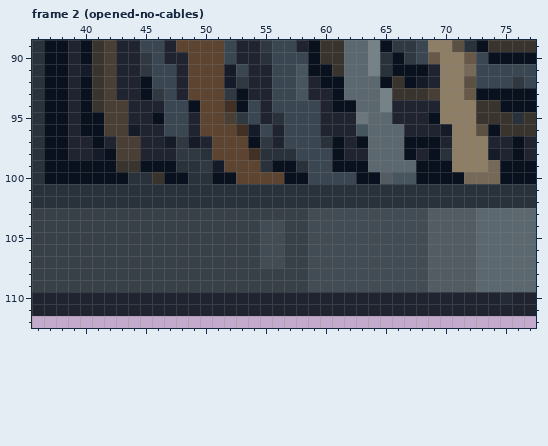
Edited in one commit: pixel-art file (project-3/Assets/UI/Electric_Panel.aseprite). Above, as it was before the edit.
128x128 pixels, 5 frames. Colours within 5 levels of each other are drawn and written as one. Shown: frame 2 (opened-no-cables): x 36..77, y 89..112. The commit also changed other frames or places, which this record leaves out.
After:
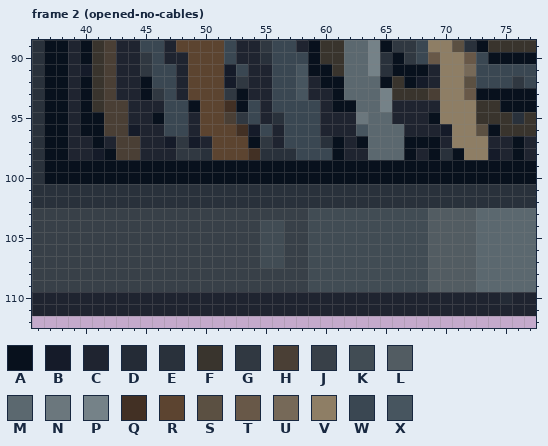
Palette (. is transparent): A #08111d  B #151b29  C #1f2430  D #242b36  E #29313b  F #39342d  G #303841  H #4a3f35  J #384048  K #414c54  L #525c62  M #5b686f  N #6b777d  P #758288  Q #423024  R #5c4430  S #5b5042  T #685848  U #766958  V #8e7e65  W #3a4752  X #47555f
What changed:
Frame 2 (opened-no-cables):
y 98: x 71 V -> A
y 99: x 43..44 FF -> AA; x 48..55 EEGBRRRE -> AAAAAAAA; x 58..60 EWW -> AAA; x 64..67 MMMM -> AAAA; x 71..74 VVVU -> AAAA
y 100: x 44..46 EEF -> AAA; x 49..50 EE -> AA; x 53..56 RRRR -> AAAA; x 59..62 WWWW -> AAAA; x 65..67 LXX -> AAA; x 72..74 UUU -> AAA
Changed places in both pictures, as pixel boxes (x1, y1, x2, y2):
changed: (116, 148, 500, 184)
